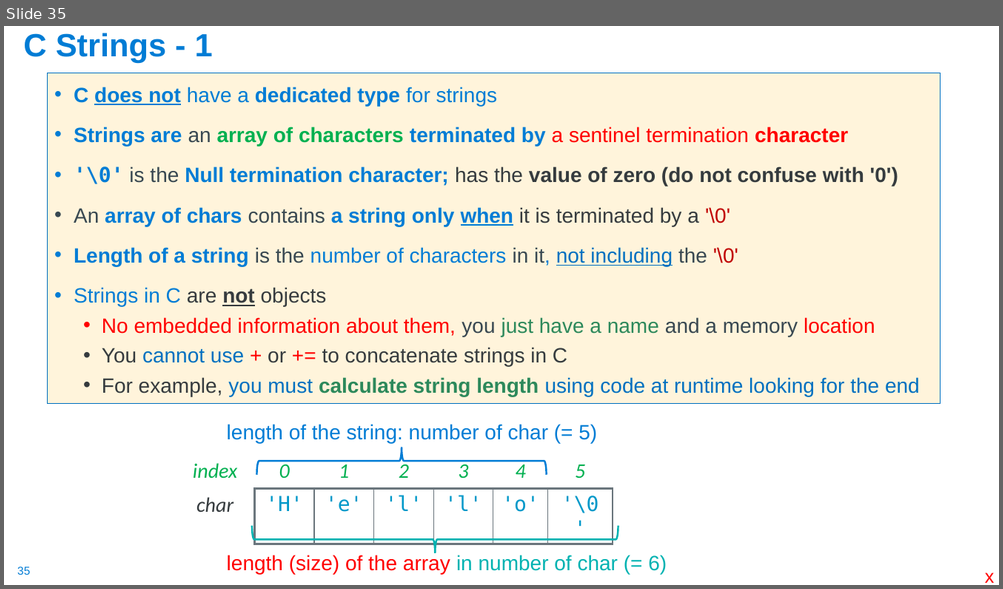
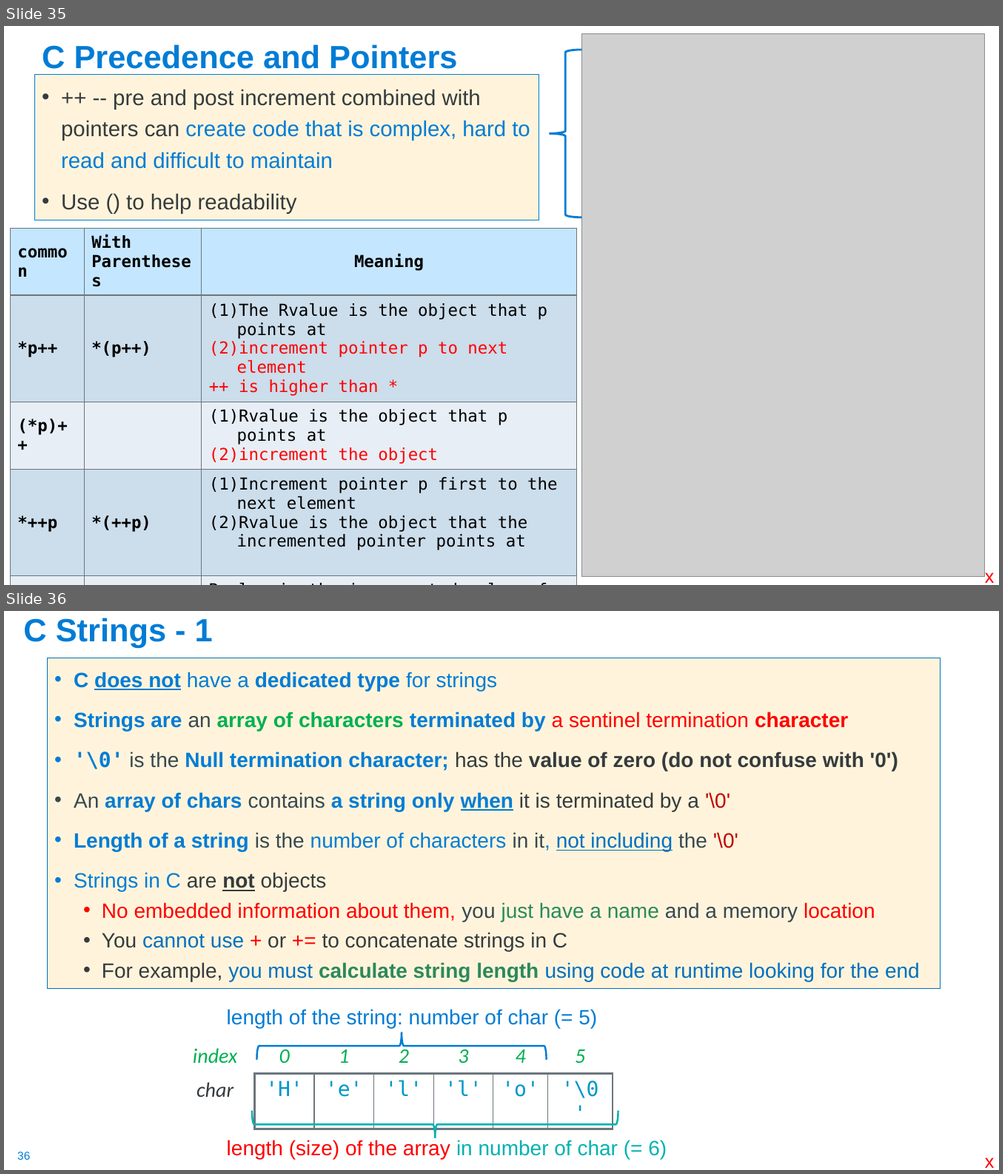
Before and after one commit to cse30-sp24/Cao-slides, a slide deck: 02-C-Part2.pptx. Shown one above the other, each under a label of ours: slide 35 before the commit, slides 35 and 36 after it. The pictures are 1003x589 and 1003x1174 pixels, drawn with LibreOffice and Linux fonts; fonts in the diff are those of the drawing; grey boxes stand for pictures. Boxes give left, top, right and bottom in pixels: in the first picture for what was removed or moved away, otherwise in the second. Text is boxed around its words. In the diff, an @@ line names an element or a change of style, - is before the commit and + after.

```diff
--- a/02-C-Part2.pptx
+++ b/02-C-Part2.pptx
@@ slide 35 added at (4, 26, 999, 585), background #FFFFFF; not listed: 1 template element that a slide beside it also shows @@
@@ title added at (42, 44, 457, 69), 31 pt, text #007CD5, bold @@
+C Precedence and Pointers
@@ picture added at (581, 34, 984, 577) @@
@@ left brace added at (549, 50, 581, 218), outline #007CD5 2 pt @@
@@ text added at (34, 75, 539, 220), fill #FFF4DB, outline #007CD5 0.75 pt, 21 pt, text #363B3E @@
+• ++ -- pre and post increment combined with pointers can create code that is complex, hard to read and difficult to maintain
+• Use () to help readability
@@ table added at (10, 228, 576, 584), 5 rows, 3 columns @@
+common | With Parentheses | Meaning
+*p++ | *(p++) | The Rvalue is the object that p points at / increment pointer p to next element / ++ is higher than *
+(*p)++ |  | Rvalue is the object that p points at / increment the object
+*++p | *(++p) | Increment pointer p first to the next element / Rvalue is the object that the incremented pointer points at
+++*p | ++(*p) | Rvalue is the incremented value of the object that p points at
@@ text added at (984, 573, 994, 583), 18 pt, text #FF0000 @@
+x
@@ what was slide 35 is now slide 36 @@
@@ page number at (17, 1152, 30, 1160): text changed @@
-35
+36
```
Also in this commit, not shown: 9 slides changed, 3 other files.
